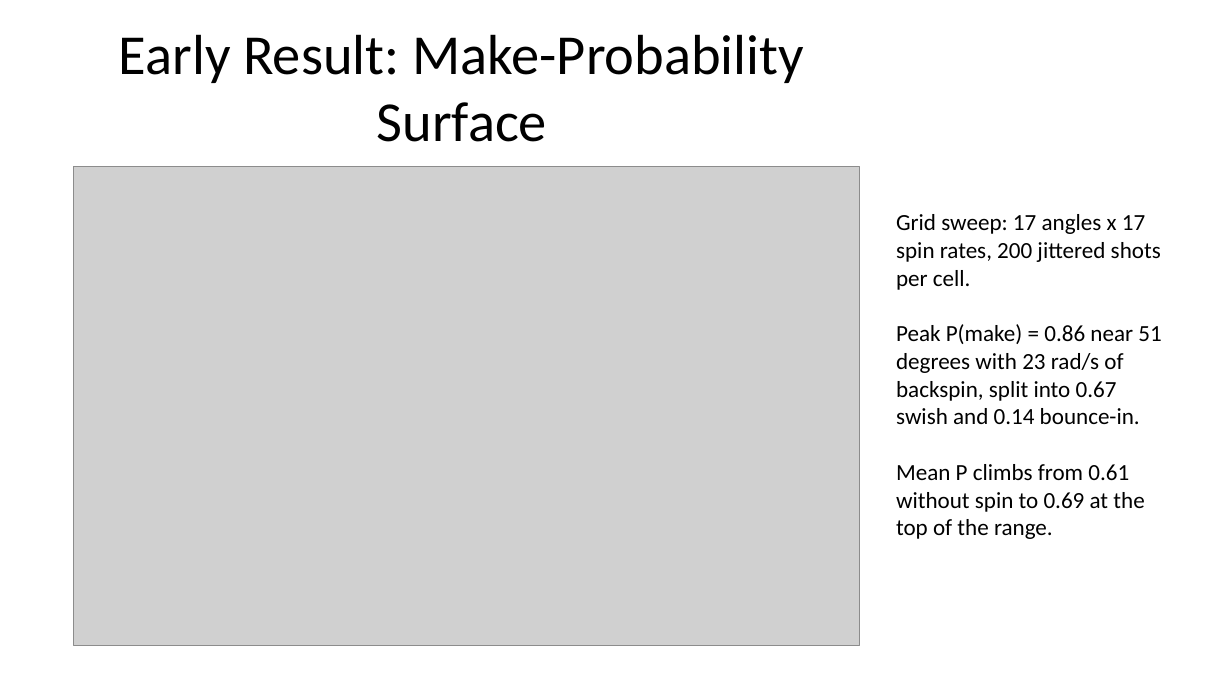
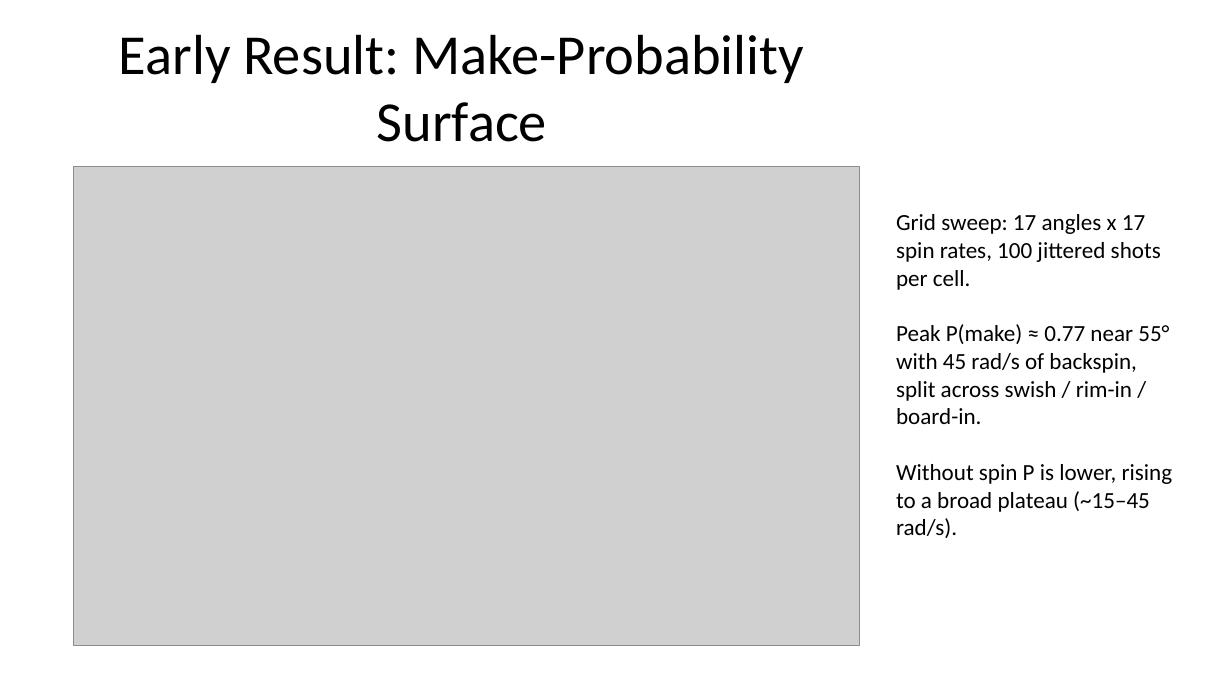
Before and after one commit to dbzyw/comp-1110-group-project, a slide deck: slide 7 of Specifications/COMP1110_Basketball_Shot_Simulation_Progress.pptx. Drawn at 1232x693 pixels with LibreOffice and Linux fonts; fonts in the diff are those of the drawing; grey boxes stand for pictures. Boxes give left, top, right and bottom in pixels: in the first picture for what was removed or moved away, otherwise in the second. Text is boxed around its words. In the diff, an @@ line names an element or a change of style, - is before the commit and + after.

```diff
--- a/Specifications/COMP1110_Basketball_Shot_Simulation_Progress.pptx
+++ b/Specifications/COMP1110_Basketball_Shot_Simulation_Progress.pptx
@@ text at [896,214,1173,538]: text changed @@
-Grid sweep: 17 angles x 17 spin rates, 200 jittered shots per cell.
-Peak P(make) = 0.86 near 51 degrees with 23 rad/s of backspin, split into 0.67 swish and 0.14 bounce-in.
-Mean P climbs from 0.61 without spin to 0.69 at the top of the range.
+Grid sweep: 17 angles x 17 spin rates, 100 jittered shots per cell.
+Peak P(make) ≈ 0.77 near 55° with 45 rad/s of backspin, split across swish / rim-in / board-in.
+Without spin P is lower, rising to a broad plateau (~15–45 rad/s).
```
Also in this commit, not shown: 4 other slides changed, 11 other files.
